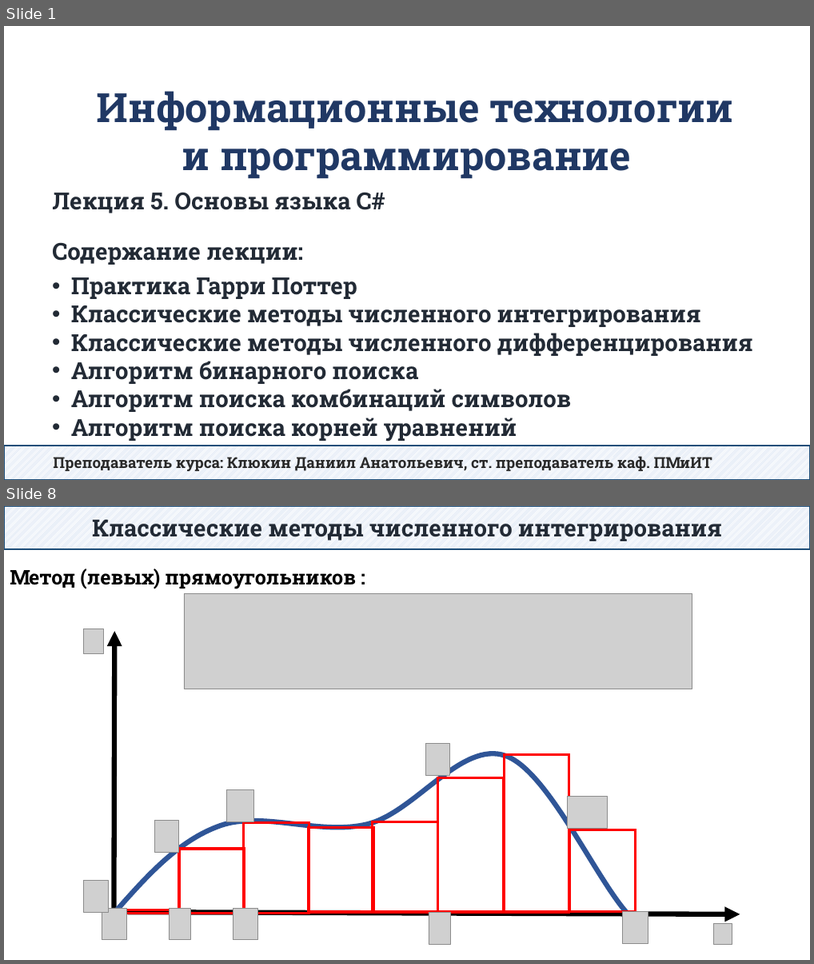
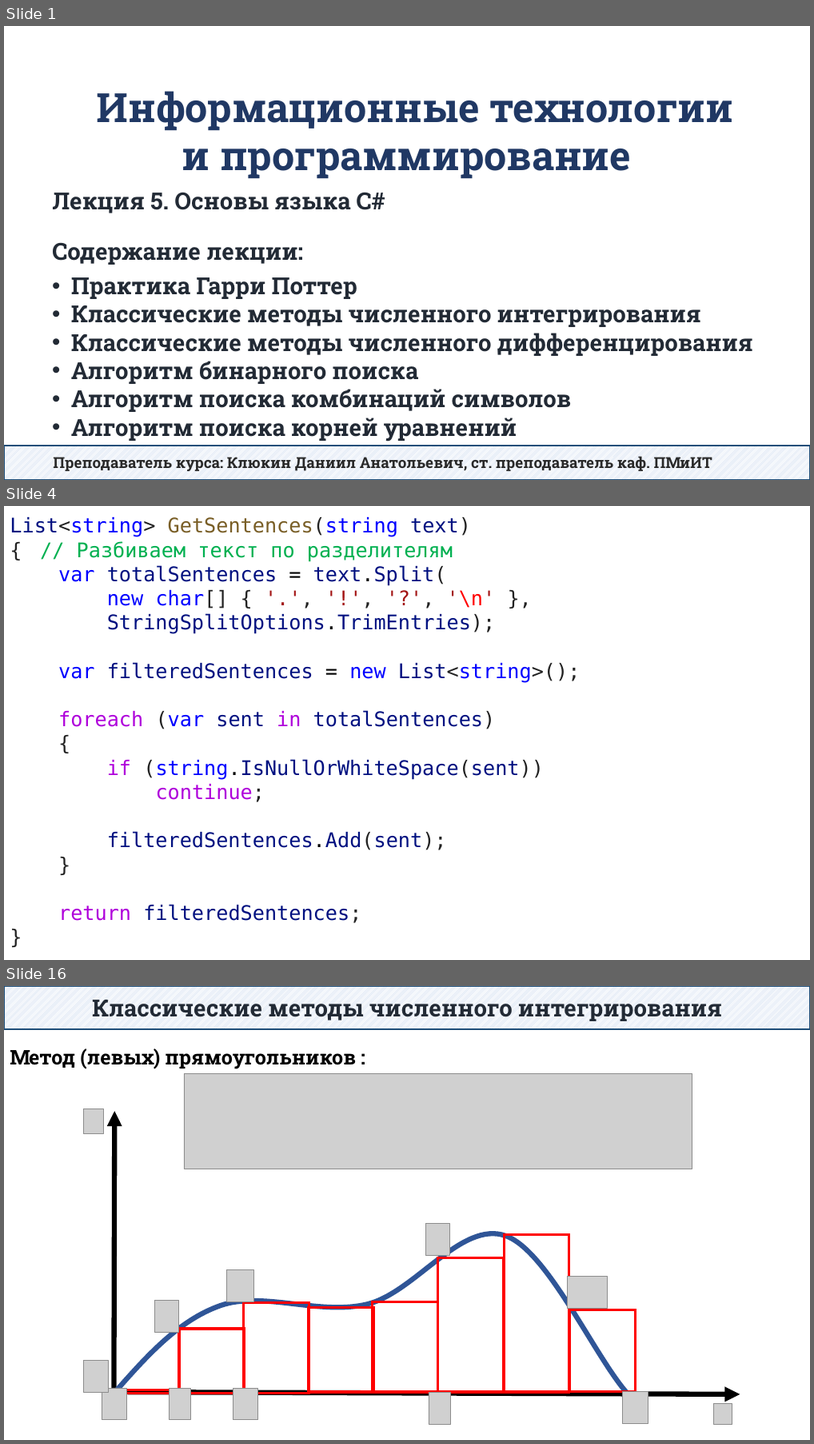
Before and after one commit to DaniilKlyukin/ITiP-1, a slide deck: Лекции/ИТиП лек 5.pptx. Shown one above the other, each under a label of ours: slides 1 and 8 before the commit, slides 1, 4 and 16 after it; the slides between them are not shown. The pictures are 814x964 and 814x1444 pixels, drawn with LibreOffice and Linux fonts; fonts in the diff are those of the drawing; grey boxes stand for pictures. Boxes give left, top, right and bottom in pixels: in the first picture for what was removed or moved away, otherwise in the second. Text is boxed around its words. In the diff, an @@ line names an element or a change of style, - is before the commit and + after.

```diff
--- a/Лекции/ИТиП лек 5.pptx
+++ b/Лекции/ИТиП лек 5.pptx
@@ slide 4 added at [4, 506, 810, 960], background #FFFFFF @@
@@ text added at [10, 517, 581, 923], 24 pt, text #001080 @@
+List<string> GetSentences(string text)
+{ // Разбиваем текст по разделителям
+var totalSentences = text.Split(
+new char[] { '.', '!', '?', '\n' },
+StringSplitOptions.TrimEntries);
+var filteredSentences = new List<string>();
+foreach (var sent in totalSentences)
+{
+if (string.IsNullOrWhiteSpace(sent))
+continue;
+filteredSentences.Add(sent);
+}
+return filteredSentences;
+}
@@ what was slide 8 is now slide 16 @@
```
Also in this commit, not shown: 2 slides changed, 11 other slides added, 4 slides removed, 12 other files.
